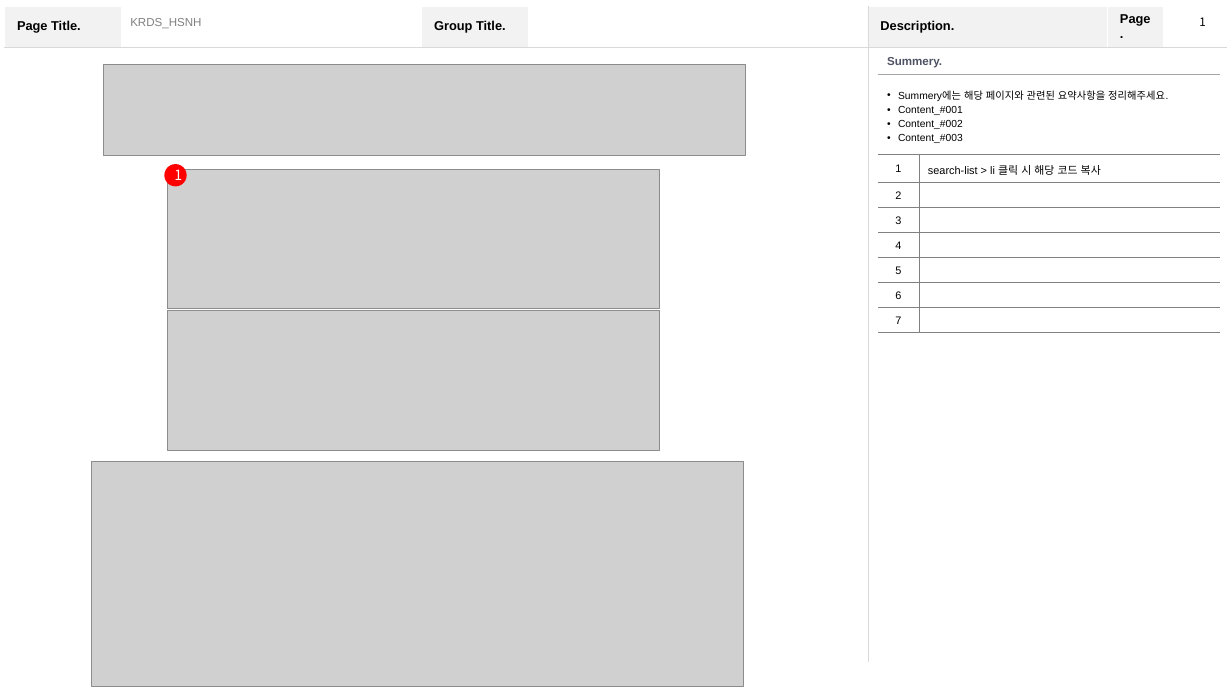
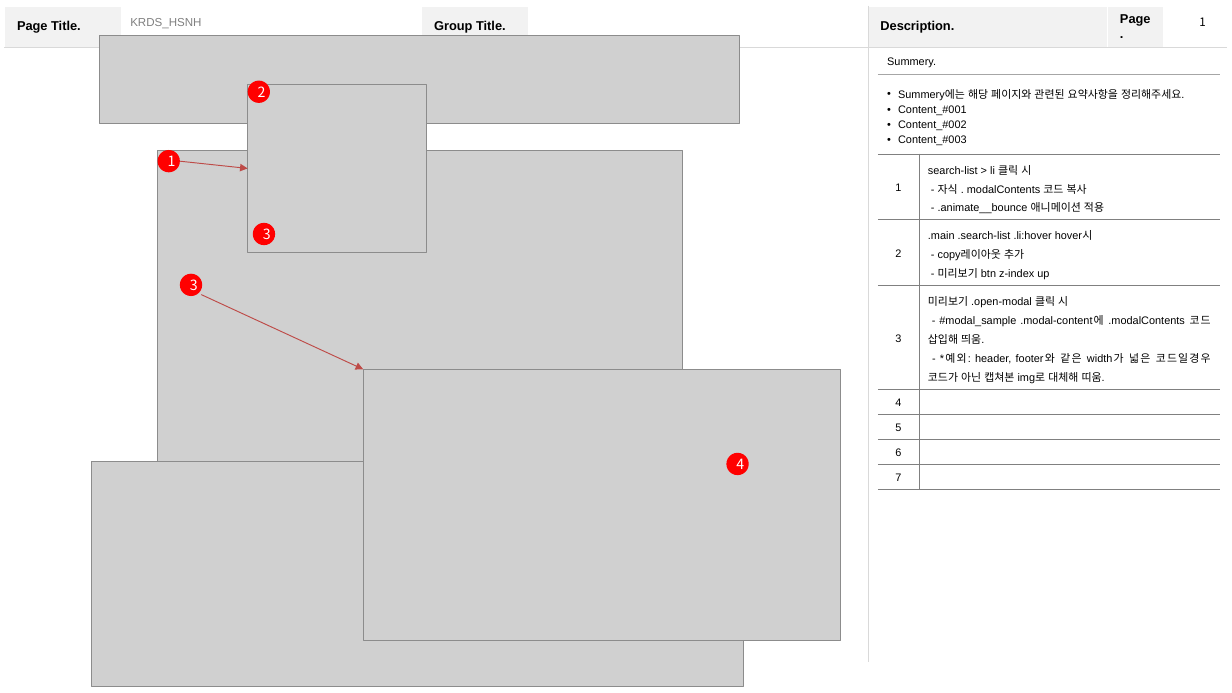
Before and after one commit to HyunSangNaHee/KRDS_HSNH, a slide deck: slide 1 of docs/KRDS_HSNH_화면설계서.pptx. Drawn at 1232x693 pixels with LibreOffice and Linux fonts; fonts in the diff are those of the drawing; grey boxes stand for pictures. Boxes give left, top, right and bottom in pixels: in the first picture for what was removed or moved away, otherwise in the second. Text is boxed around its words. In the diff, an @@ line names an element or a change of style, - is before the commit and + after.

Commit message:
[DOCS] 화면설계서 보완

```diff
--- a/docs/KRDS_HSNH_화면설계서.pptx
+++ b/docs/KRDS_HSNH_화면설계서.pptx
@@ picture added at [100,36,740,124] @@
@@ table at [878,48,1220,485] @@
-row 3, column 2: search-list > li 클릭 시 해당 코드 복사
+row 3, column 2: search-list > li 클릭 시 / - 자식 . modalContents 코드 복사 / - .animate__bounce 애니메이션 적용
-row 4, column 2: 
+row 4, column 2: .main .search-list .li:hover hover시 / - copy레이아웃 추가 / - 미리보기 btn z-index up
-row 5, column 2: 
+row 5, column 2: 미리보기 .open-modal 클릭 시 / - #modal_sample .modal-content에 .modalContents 코드 삽입해 띄움. / - *예외: header, footer와 같은 width가 넓은 코드일경우 코드가 아닌 캡쳐본 img로 대체해 띠움.
@@ size 9 to 8.5 pt, text colour #4E5263 to #000000, bold off in "Summery." @@
@@ size 8 to 8.5 pt in "Summery에는 해당 페이지와 관련된 요약사항을 정리해주세요.", "Content_#001", "Content_#002", "Content_#003" @@
@@ picture removed at [104,65,746,155] @@
@@ picture added at [248,84,427,253] @@
@@ ellipse added at [248,80,270,103], fill #FF0000, 11 pt, text #FFFFFF @@
+2
@@ ellipse "1": place and size @@
-ellipse "1" at [165,165,187,187]
+ellipse "1" at [158,150,180,172]
@@ picture added at [158,150,683,464] @@
@@ picture removed at [167,169,660,309] @@
@@ arrow added from (180, 161) to (248, 168), #BF4C48 0.75 pt @@
@@ ellipse added at [253,223,275,245], fill #FF0000, 11 pt, text #FFFFFF @@
+3
@@ ellipse added at [180,274,202,296], fill #FF0000, 11 pt, text #FFFFFF @@
+3
@@ arrow added from (201, 295) to (363, 370), #BF4C48 0.75 pt @@
@@ picture removed at [167,311,660,450] @@
@@ picture added at [363,370,841,641] @@
@@ ellipse added at [726,453,749,475], fill #FF0000, 11 pt, text #FFFFFF @@
+4
```
